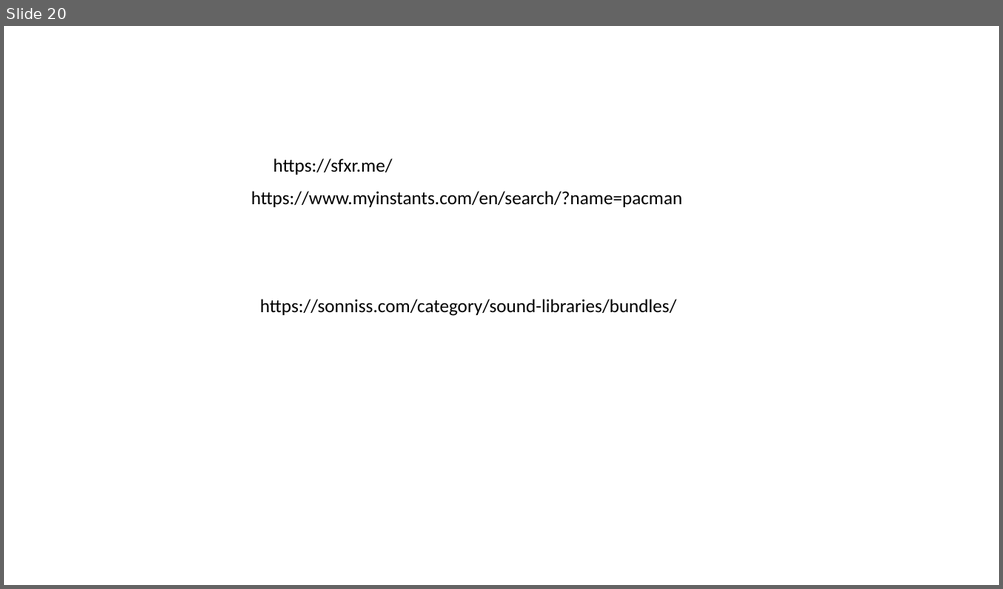
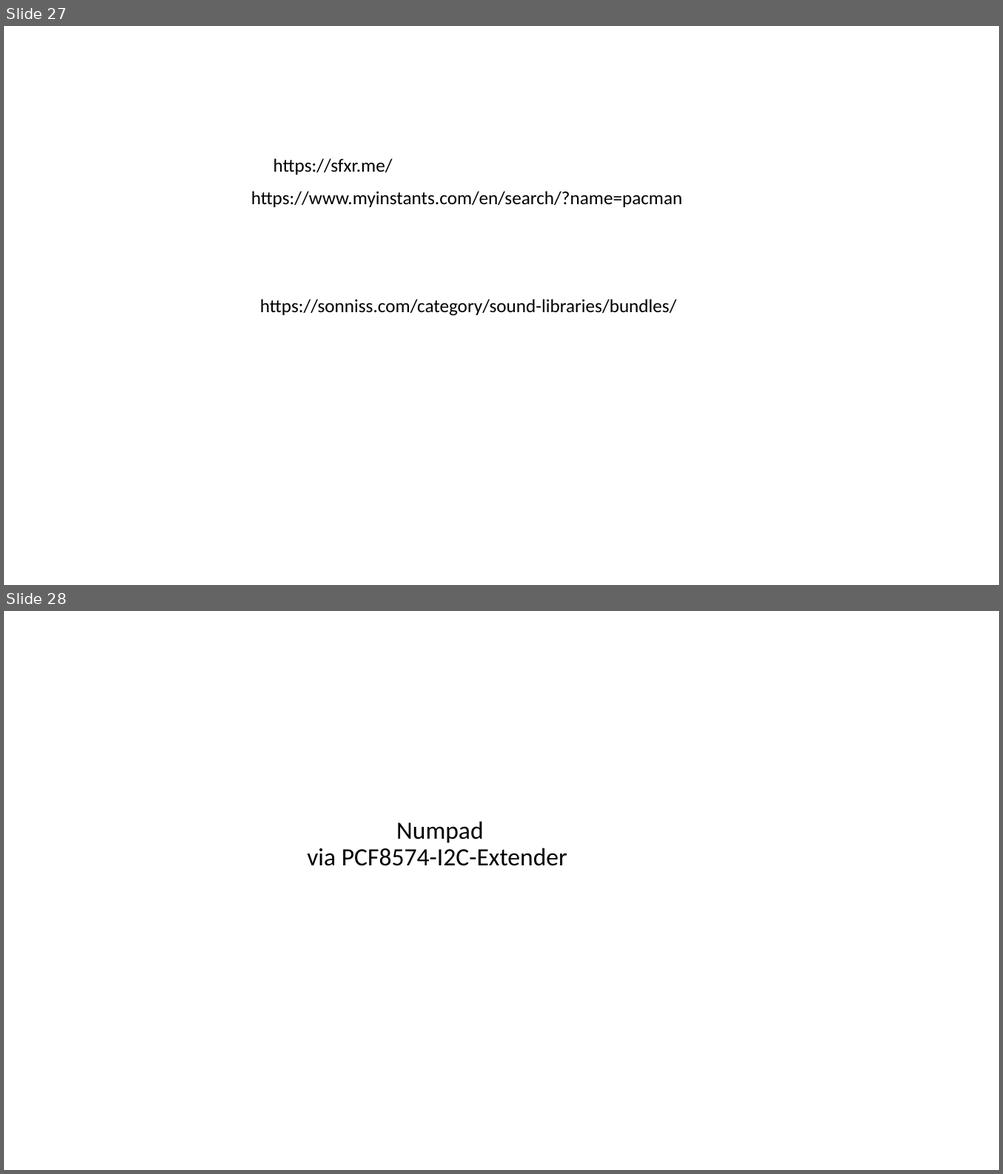
Before and after one commit to jeskes/activityboard, a slide deck: Activityboard.pptx. Shown one above the other, each under a label of ours: slide 20 before the commit, slides 27 and 28 after it. The pictures are 1003x589 and 1003x1174 pixels, drawn with LibreOffice and Linux fonts; fonts in the diff are those of the drawing. Boxes give left, top, right and bottom in pixels: in the first picture for what was removed or moved away, otherwise in the second. Text is boxed around its words. In the diff, an @@ line names an element or a change of style, - is before the commit and + after.

```diff
--- a/Activityboard.pptx
+++ b/Activityboard.pptx
@@ slide 28 added at bbox=[4, 611, 999, 1170], background #FFFFFF @@
@@ title added at bbox=[307, 821, 567, 866], 24 pt, text #000000 @@
+Numpad
+via PCF8574-I2C-Extender
@@ what was slide 20 is now slide 27 @@
```
Also in this commit, not shown: 8 slides changed, 9 other slides added, 58 other files.
